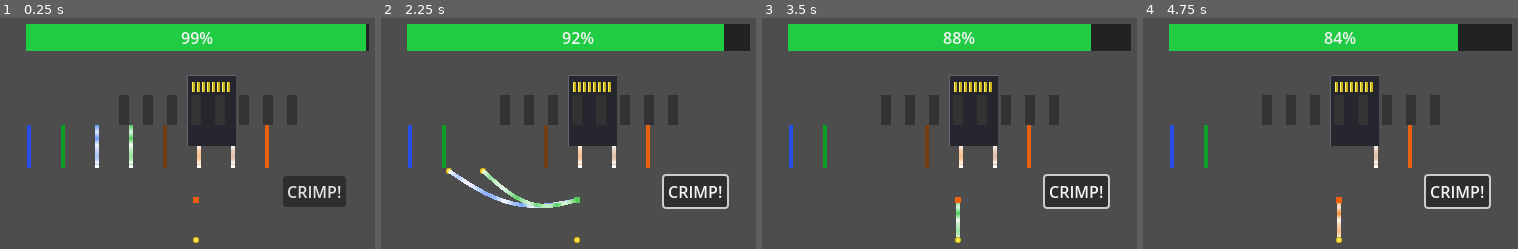
Above: before the commit, frames 1-4 (left to right).
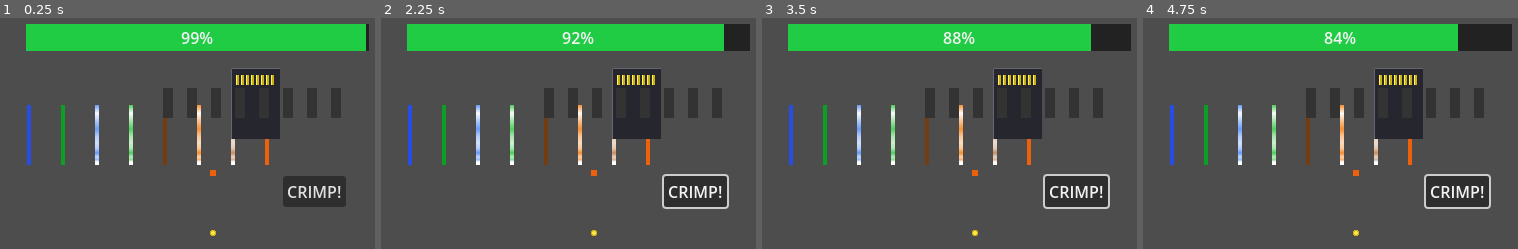
Above: after the commit, the same moments.

Repository: Raikosuu/Full-Tech-Panic_Public
Game: Godot game, scene res://scenes/minigame_2.tscn
Two runs of this game, one before a commit and one after it. Both use one fixed random seed, a clock stepped at 60 frames per second and the inputs below. This scene is started directly instead of the project's main scene.
Inputs (mouse positions are in pixels of both pictures, inside the frame that each line leads up to):
- Up to frame 1 (0.25 s): no input
- Up to frame 2 (2.25 s): click "CRIMP!" at 0.5 s; move the mouse to (677, 121) at 1.27 s; hold D (move_right) 1.28-2 s; click (677, 121) at 1.42 s; drag from (497, 147) to (411, 165) at 2.02 s
- Up to frame 3 (3.5 s): move the mouse to (1005, 82) at 2.77 s; hold D (move_right) from 2.78 s (still down); click (1005, 82) at 2.92 s
- Up to frame 4 (4.75 s): release D (move_right) at 3.5 s; drag from (1323, 182) to (1206, 165) at 3.52 s; move the mouse to (1473, 170) at 4.27 s; hold A (move_left) from 4.28 s (still down); click (1473, 170) at 4.42 s

The runs differ from the first frame. In frame 1, 9.2% of the frame differs, in the area x 7-91%, y 21-98%; in frame 2, 10%; in frame 3, 9.5%; in frame 4, 9.7%.
Error in both runs: Invalid assignment of property or key 'text' with value of type 'String' on a base object of type 'null instance'. (res://scripts/minigame_2.gd:108)

Commit message:
debugged 2 inputs when touched

Diff:
--- a/scenes/minigame_2.tscn
+++ b/scenes/minigame_2.tscn
@@ -13,10 +13,10 @@
 script = ExtResource("1_xdwh2")
 
 [node name="WirePool" type="Node2D" parent="."]
-position = Vector2(207, 225)
+position = Vector2(224, 218)
 
 [node name="rj45_connector" parent="." instance=ExtResource("2_ju4f3")]
-position = Vector2(223, 111)
+position = Vector2(267, 104)
 
 [node name="CrimpButton" type="Button" parent="."]
 offset_left = 294.0
--- a/scenes/rj_54_wires.tscn
+++ b/scenes/rj_54_wires.tscn
@@ -3,7 +3,7 @@
 [ext_resource type="Script" uid="uid://di8fbi06d1m0d" path="res://scripts/rj_54_wires.gd" id="1_bt54w"]
 
 [sub_resource type="CircleShape2D" id="CircleShape2D_bt54w"]
-radius = 14.080128
+radius = 9.0
 
 [node name="rj54_wires" type="Node2D"]
 script = ExtResource("1_bt54w")
--- a/scripts/rj_54_wires.gd
+++ b/scripts/rj_54_wires.gd
@@ -23,10 +23,14 @@
 
 func _ready():
 	home_position = global_position
-	anchor_point = global_position + Vector2(0, -40)
+	# free_point is the grab handle (bottom, where player grabs)
 	free_point = global_position
+	# anchor_point is the fixed top end (where wire comes from)
+	anchor_point = global_position + Vector2(0, -60)
+	handle.global_position = free_point
 	_build_line()
 	_apply_colors()
+	queue_redraw()
 
 func setup(color: Color, stripe: bool, name_id: String):
 	wire_color = color
@@ -62,13 +66,15 @@
 		line.gradient = null
 
 func _draw():
+	# Don't draw if not initialized
+	if free_point == Vector2.ZERO and anchor_point == Vector2.ZERO:
+		return
+
 	var tip = to_local(free_point)
 	var anc = to_local(anchor_point)
-	# Copper tip
 	draw_circle(tip, 3.0, Color(0.8, 0.7, 0.1))
 	draw_circle(tip, 2.0, Color(1.0, 0.9, 0.3))
-	# Insulation cap
-	draw_rect(Rect2(anc - Vector2(3,3), Vector2(6,6)), wire_color)
+	draw_rect(Rect2(anc - Vector2(3, 3), Vector2(6, 6)), wire_color)
 
 func _input(event: InputEvent):
 	if slotted:
@@ -80,6 +86,7 @@
 				touch_index = event.index
 				drag_offset = global_position - event.position
 				_start_drag()
+				get_viewport().set_input_as_handled()  # ← stops other wires from seeing this touch
 		else:
 			if event.index == touch_index:
 				touch_index = -1
@@ -88,6 +95,7 @@
 	elif event is InputEventScreenDrag:
 		if event.index == touch_index:
 			_move_to(event.position + drag_offset)
+			get_viewport().set_input_as_handled()  # ← only dragging wire processes this
 
 	elif event is InputEventMouseButton:
 		if event.button_index == MOUSE_BUTTON_LEFT:
@@ -95,6 +103,7 @@
 				if not dragging and _handle_hit(event.global_position):
 					drag_offset = global_position - event.global_position
 					_start_drag()
+					get_viewport().set_input_as_handled()  # ← consume click
 			else:
 				if dragging:
 					_end_drag()
@@ -102,6 +111,7 @@
 	elif event is InputEventMouseMotion:
 		if dragging:
 			_move_to(event.global_position + drag_offset)
+			get_viewport().set_input_as_handled()  # ← only active wire moves
 
 func _handle_hit(pos: Vector2) -> bool:
 	var local = handle.to_local(pos)
@@ -114,7 +124,8 @@
 
 func _move_to(world_pos: Vector2):
 	free_point = world_pos
-	anchor_point = home_position + Vector2(0, -40)
+	# anchor stays fixed at home top
+	anchor_point = home_position + Vector2(0, -60)
 	handle.global_position = free_point
 	_build_line()
 	queue_redraw()
@@ -145,6 +156,14 @@
 	var tween = create_tween()
 	tween.set_ease(Tween.EASE_OUT).set_trans(Tween.TRANS_BACK)
 	tween.tween_method(_move_to, free_point, home_position, 0.25)
+	# Reset anchor after tween
+	tween.tween_callback(func():
+		anchor_point = home_position + Vector2(0, -60)
+		free_point = home_position
+		handle.global_position = free_point
+		_build_line()
+		queue_redraw()
+	)
 
 func unslot():
 	slotted = false
